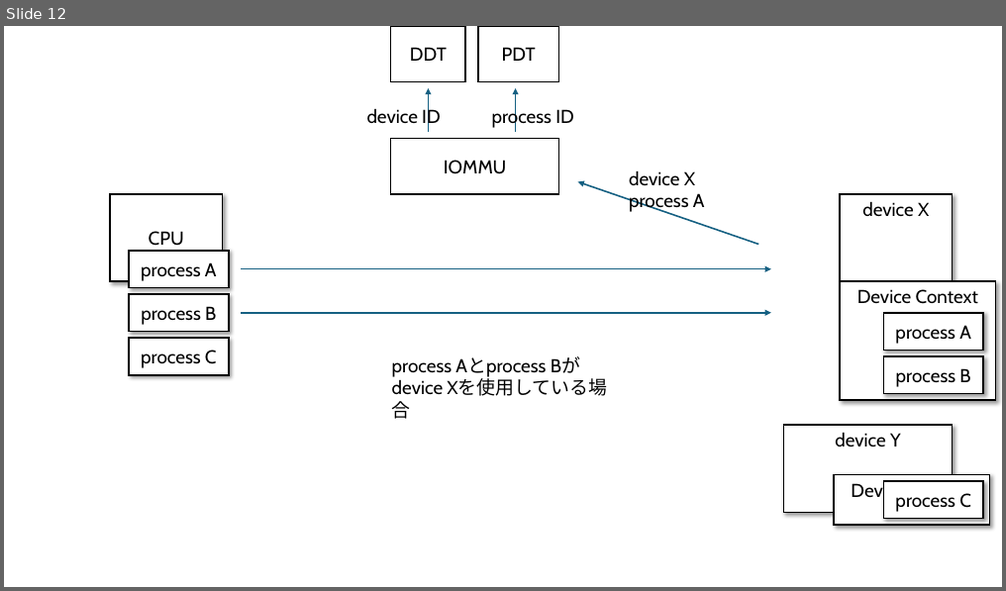
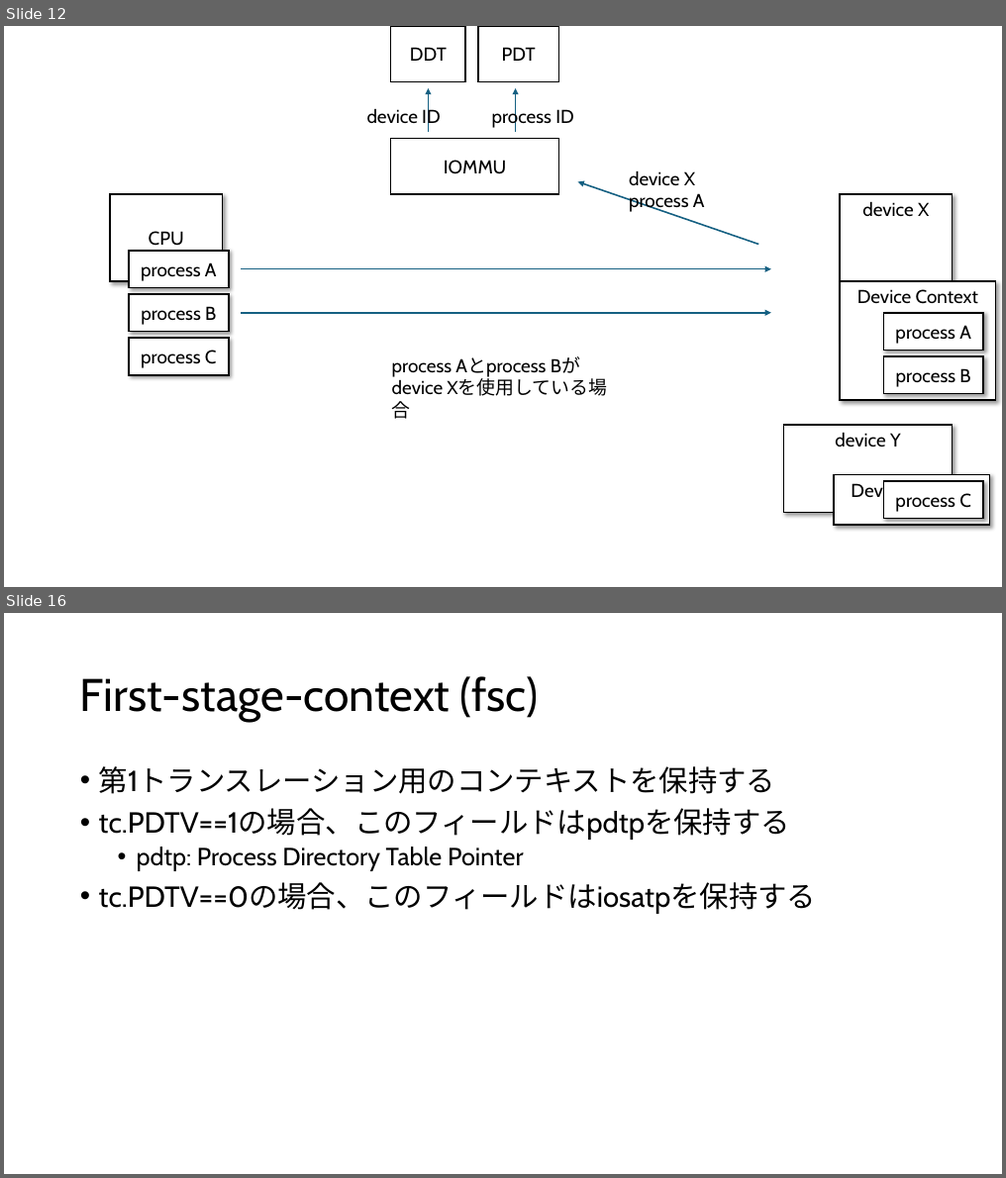
Before and after one commit to msyksphinz-self/riscv-iommu-ja, a slide deck: iommu.pptx. Shown one above the other, each under a label of ours: slide 12 before the commit, slides 12 and 16 after it; the slides between them are not shown. The pictures are 1006x591 and 1006x1178 pixels, drawn with LibreOffice and Linux fonts; fonts in the diff are those of the drawing. Boxes give left, top, right and bottom in pixels: in the first picture for what was removed or moved away, otherwise in the second. Text is boxed around its words. In the diff, an @@ line names an element or a change of style, - is before the commit and + after.

```diff
--- a/iommu.pptx
+++ b/iommu.pptx
@@ slide 16 added at (4,613,1002,1174), background #FFFFFF @@
@@ title added at (80,676,538,722), 44 pt, text #000000 @@
+First-stage-context (fsc)
@@ text added at (99,766,817,914), 28 pt, text #000000 @@
+• 第1トランスレーション用のコンテキストを保持する
+• tc.PDTV==1の場合、このフィールドはpdtpを保持する
+  • pdtp: Process Directory Table Pointer
+• tc.PDTV==0の場合、このフィールドはiosatpを保持する
```
Also in this commit, not shown: 4 other slides added, 2 other files.
